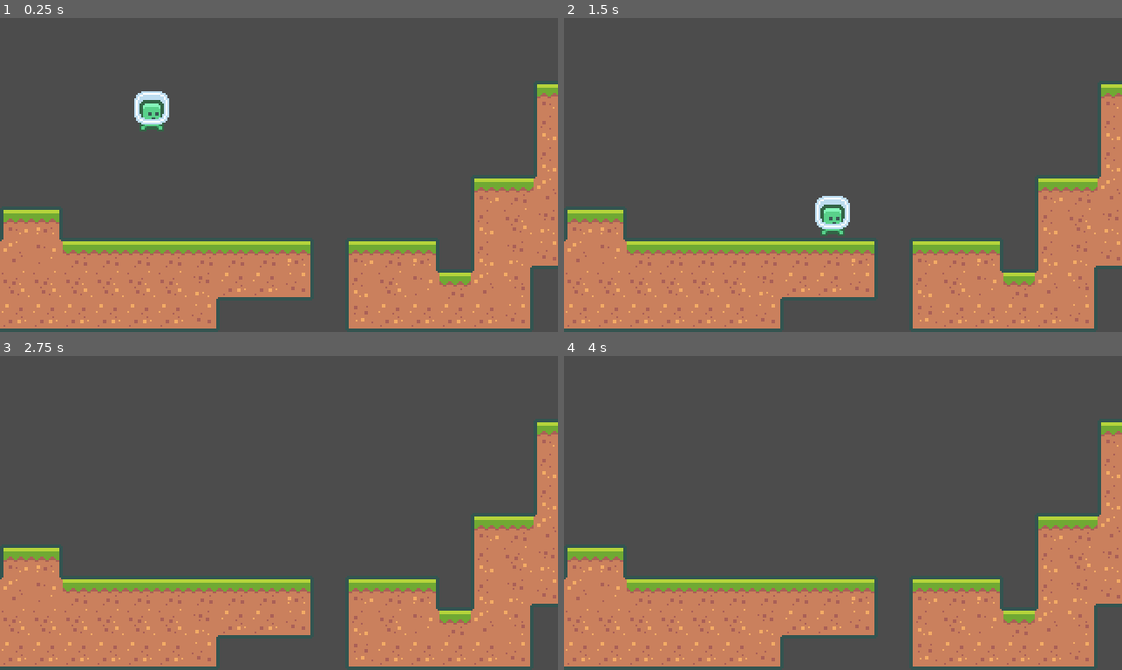
Above: before the commit, frames 1-4 (two rows, left to right).
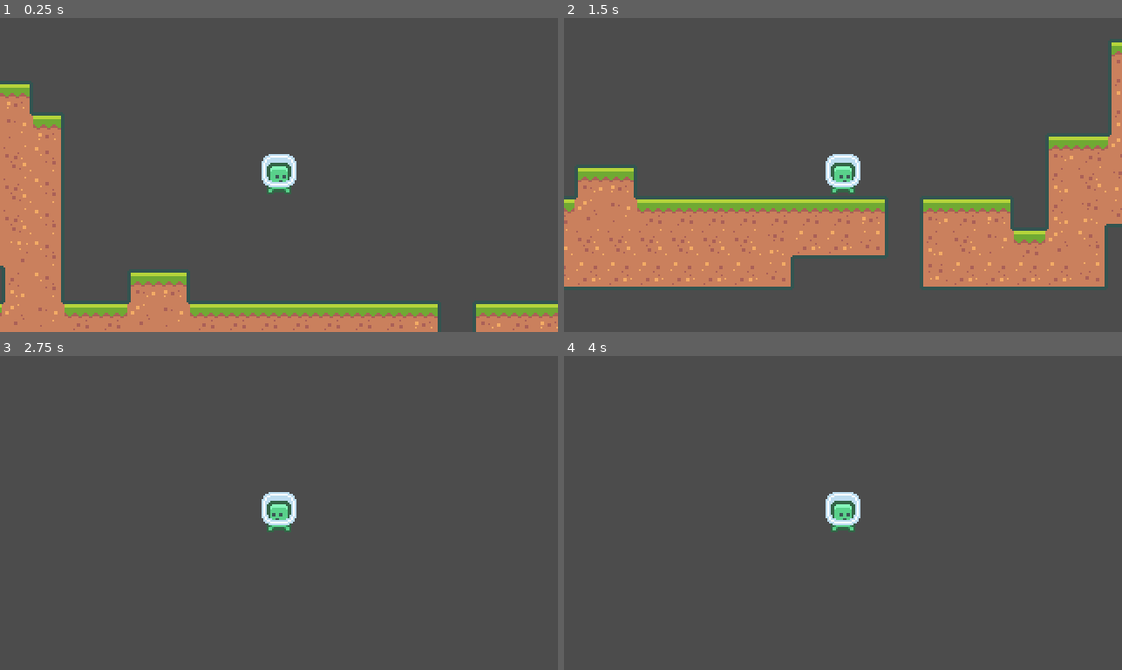
Above: after the commit, the same moments.

Repository: woliveira82/godot-pixel-plataformer
Game: Godot game, scene res://game/World.tscn
Two runs of this game, one before a commit and one after it. Both use one fixed random seed, a clock stepped at 60 frames per second and the inputs below.
Inputs:
- Up to frame 1 (0.25 s): no input
- Up to frame 2 (1.5 s): hold Right (ui_right) from 0.53 s (still down); tap Up (ui_up) at 0.77 s
- Up to frame 3 (2.75 s): tap Up (ui_up) at 1.52 s; release Right (ui_right) at 2.03 s; hold Left (ui_left) from 2.03 s (still down)
- Up to frame 4 (4 s): release Left (ui_left) at 2.78 s; hold Right (ui_right) from 2.78 s (still down); tap Up (ui_up) at 3.02, 3.77 s; tap Enter at 3.5 s

The runs differ from the first frame. In frame 1, 33% of the frame differs, in the area x 0-100%, y 20-100%; in frame 2, 34%, in the area x 0-100%, y 6-100%; in frame 3, 31%; in frame 4, 31%.

Commit message:
feat: add camera on player

Diff:
--- a/game/Player.tscn
+++ b/game/Player.tscn
@@ -52,3 +52,6 @@
 [node name="CollisionShape2D" type="CollisionShape2D" parent="."]
 position = Vector2( 0, 3.5 )
 shape = SubResource( 1 )
+
+[node name="Camera2D" type="Camera2D" parent="."]
+current = true
--- a/project.godot
+++ b/project.godot
@@ -52,4 +52,5 @@
 
 [rendering]
 
+2d/snapping/use_gpu_pixel_snap=true
 environment/default_environment="res://default_env.tres"
